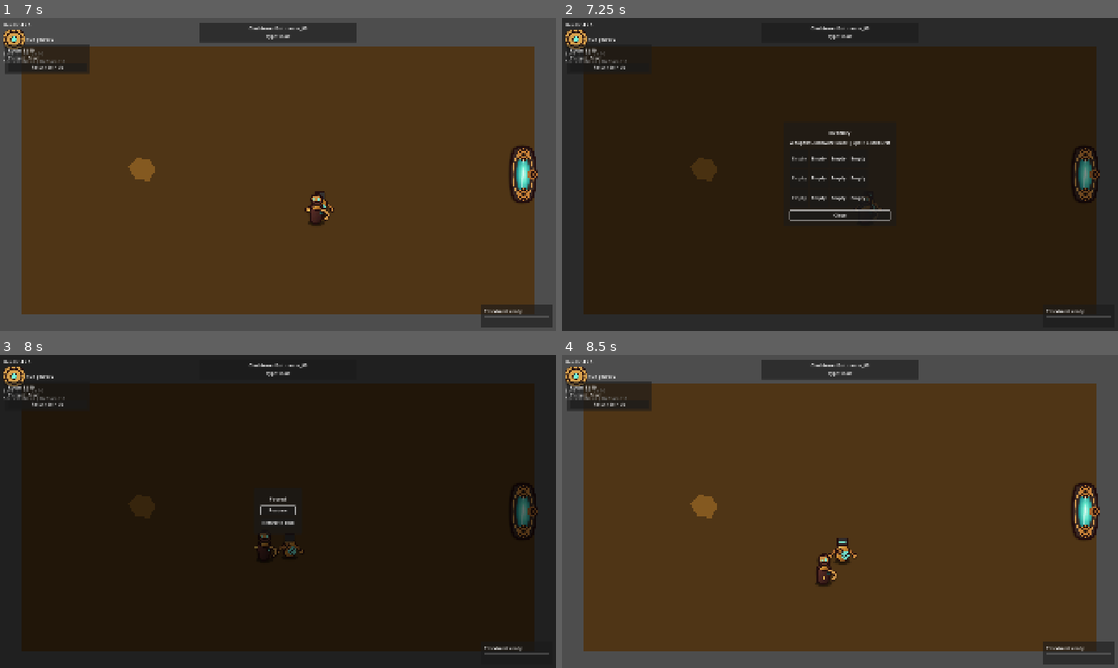
Above: before the commit, frames 1-4 (two rows, left to right).
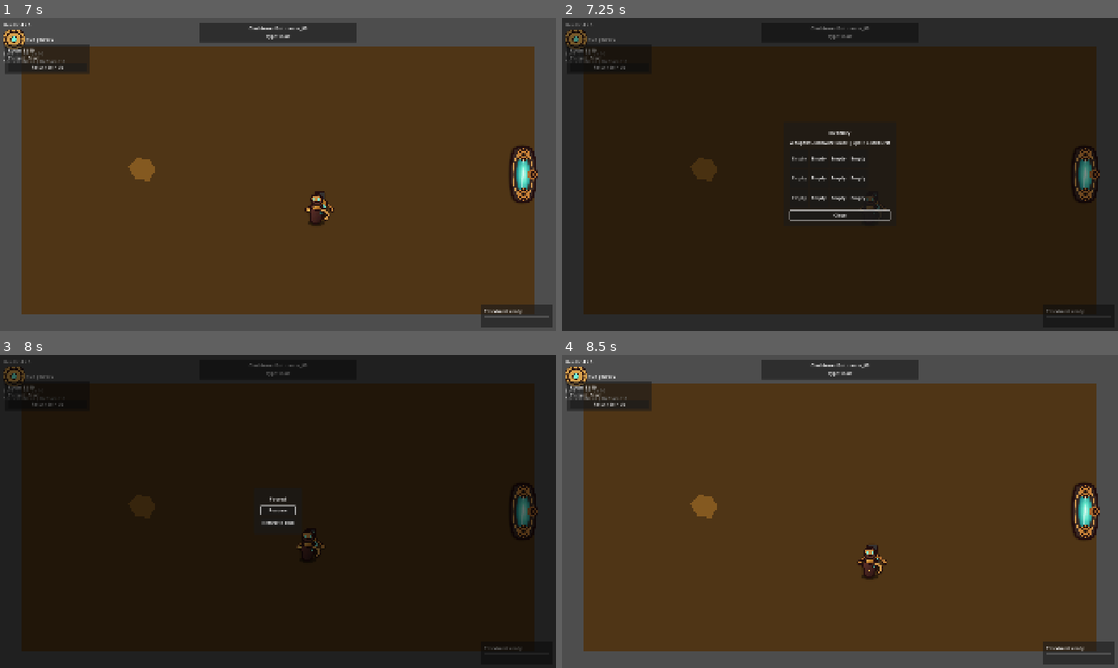
Above: after the commit, the same moments.

Repository: shibii1111/hermes-godot-topdown
Game: Godot game, scene res://scenes/main/GameRoot.tscn
Same seed, same stepped clock (60 frames per second), same inputs: the game is played once before the commit and once after it.
Inputs:
- Up to frame 1 (7 s): click "Start" at 0.5 s; click "Enter Run Portal" at 1.25 s; click "Return to Hub" at 2 s; click "Enter Run Portal" at 2.75 s; hold D (move_right) 3.53-4.28 s; tap Space (attack) at 3.6, 5.1, 6.6 s; hold S (move_down) 4.28-5.03 s; tap Q (special) at 4.35, 5.85 s; hold D (move_right) 5.03-5.78 s; hold W (move_up) 5.78-6.53 s; hold A (move_left) from 6.53 s (still down)
- Up to frame 2 (7.25 s): keep holding A (move_left); tap I (inventory) at 7.15 s
- Up to frame 3 (8 s): keep holding A (move_left); tap Q (special) at 7.35 s; tap Escape (pause) at 7.9 s
- Up to frame 4 (8.5 s): release A (move_left) at 8.03 s; hold S (move_down) from 8.03 s (still down); tap Space (attack) at 8.1 s

Frame 1 is identical in both runs. In frame 2, 0.7% of the frame differs, in the area x 0-99%, y 1-96%; in frame 3, 0.9%; in frame 4, 0.7%.

Commit message:
fix: make pause menu modal

Diff:
--- a/scenes/dungeon/DungeonRoot.tscn
+++ b/scenes/dungeon/DungeonRoot.tscn
@@ -13,9 +13,11 @@
 
 [node name="ActiveRoomContainer" type="Node2D" parent="."]
 unique_name_in_owner = true
+process_mode = 1
 
 [node name="Player" parent="." instance=ExtResource("2_player")]
 unique_name_in_owner = true
+process_mode = 1
 position = Vector2(640, 392)
 
 [node name="HUD" parent="." instance=ExtResource("3_hud")]
@@ -54,10 +56,14 @@
 layout_mode = 2
 text = "Return to Hub"
 
-[node name="PauseMenu" parent="." instance=ExtResource("4_pause")]
+[node name="MenuLayer" type="CanvasLayer" parent="."]
+process_mode = 3
+layer = 20
+
+[node name="PauseMenu" parent="MenuLayer" instance=ExtResource("4_pause")]
 unique_name_in_owner = true
 
-[node name="InventoryMenu" parent="." instance=ExtResource("5_inventory")]
+[node name="InventoryMenu" parent="MenuLayer" instance=ExtResource("5_inventory")]
 unique_name_in_owner = true
 
 [node name="SpecialIndicator" parent="." instance=ExtResource("6_special")]
--- a/scenes/dungeon/TestRoom.tscn
+++ b/scenes/dungeon/TestRoom.tscn
@@ -21,10 +21,12 @@
 script = ExtResource("1_test_room")
 
 [node name="Floor" type="Polygon2D" parent="."]
+process_mode = 1
 color = Color(0.1, 0.085, 0.055, 1)
 polygon = PackedVector2Array(40, 40, 1240, 40, 1240, 680, 40, 680)
 
 [node name="RoomBorder" type="StaticBody2D" parent="."]
+process_mode = 1
 position = Vector2(640, 360)
 collision_layer = 1
 collision_mask = 1
@@ -39,9 +41,11 @@
 
 [node name="Player" parent="." instance=ExtResource("2_player")]
 unique_name_in_owner = true
+process_mode = 1
 position = Vector2(320, 360)
 
 [node name="DamageCog" type="Area2D" parent="."]
+process_mode = 1
 position = Vector2(760, 360)
 collision_layer = 0
 collision_mask = 1
@@ -57,6 +61,7 @@
 shape = SubResource("RectangleShape2D_damage_zone")
 
 [node name="Enemies" type="Node2D" parent="."]
+process_mode = 1
 
 [node name="EnemyAutomaton" parent="Enemies" groups=["enemies"] instance=ExtResource("4_automaton")]
 position = Vector2(560, 270)
@@ -97,8 +102,12 @@
 [node name="SpecialIndicator" parent="." instance=ExtResource("9_special")]
 unique_name_in_owner = true
 
-[node name="PauseMenu" parent="." instance=ExtResource("7_pause")]
+[node name="MenuLayer" type="CanvasLayer" parent="."]
+process_mode = 3
+layer = 20
+
+[node name="PauseMenu" parent="MenuLayer" instance=ExtResource("7_pause")]
 unique_name_in_owner = true
 
-[node name="InventoryMenu" parent="." instance=ExtResource("8_inventory")]
+[node name="InventoryMenu" parent="MenuLayer" instance=ExtResource("8_inventory")]
 unique_name_in_owner = true
